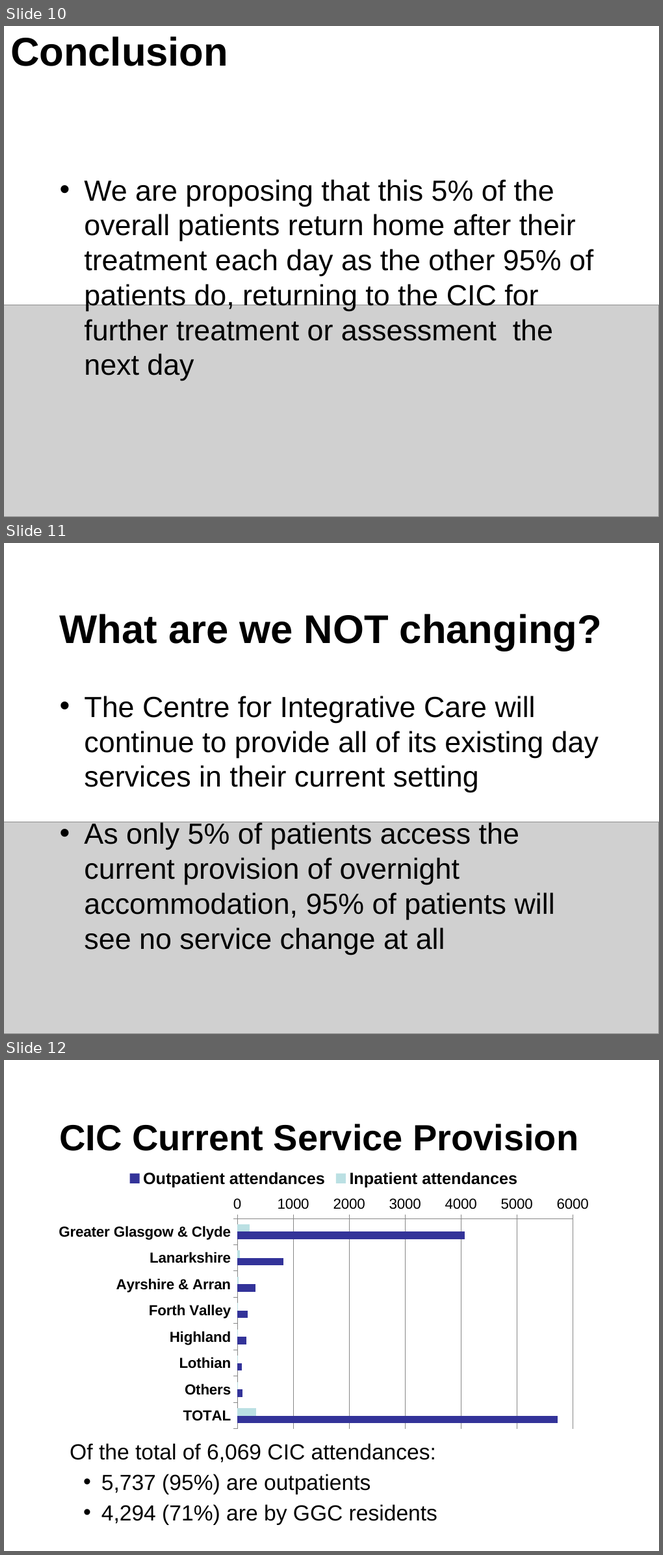
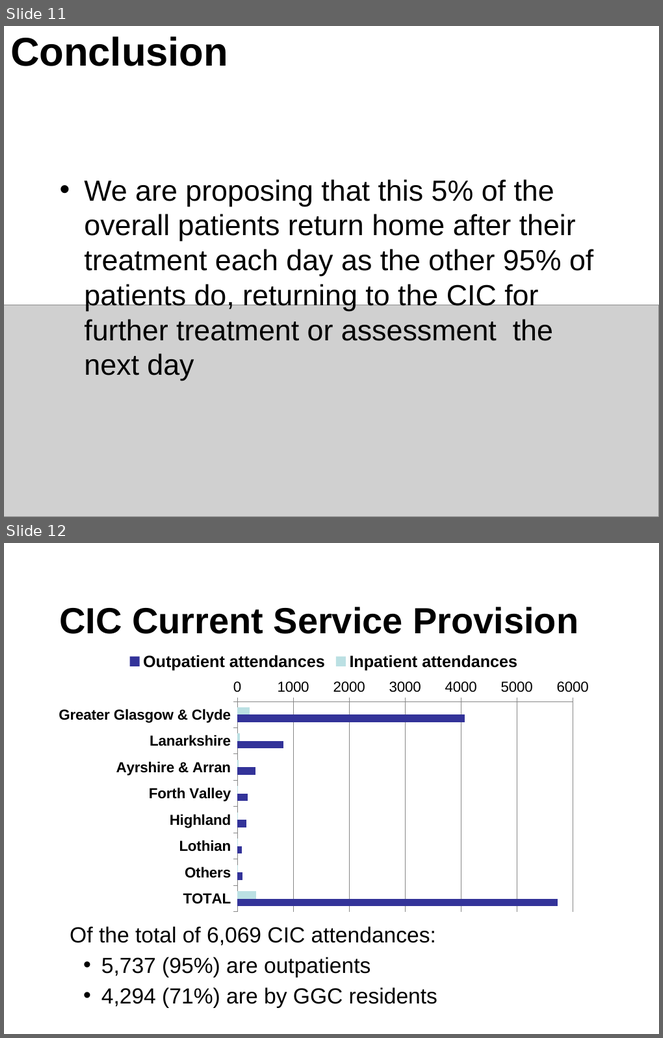
Before and after one commit to RMorton24/phs_group_project, a slide deck: Final Powerpoint presentation for 12.08.22.pptx. Shown one above the other, each under a label of ours: slides 10, 11 and 12 before the commit, slides 11 and 12 after it. The pictures are 663x1555 and 663x1038 pixels, drawn with LibreOffice and Linux fonts; fonts in the diff are those of the drawing; grey boxes stand for pictures. Boxes give left, top, right and bottom in pixels: in the first picture for what was removed or moved away, otherwise in the second. Text is boxed around its words. In the diff, an @@ line names an element or a change of style, - is before the commit and + after.

```diff
--- a/Final Powerpoint presentation for 12.08.22.pptx
+++ b/Final Powerpoint presentation for 12.08.22.pptx
@@ slide 11 removed at (x1=4, y1=543, x2=659, y2=1034), background #FFFFFF @@
@@ title removed at (x1=60, y1=614, x2=602, y2=651) @@
-What are we NOT changing?
@@ text removed at (x1=84, y1=696, x2=599, y2=954) @@
-• The Centre for Integrative Care will continue to provide all of its existing day services in their current setting
-• As only 5% of patients access the current provision of overnight accommodation, 95% of patients will see no service change at all
@@ picture removed at (x1=4, y1=822, x2=659, y2=1034) @@
@@ what was slide 10 is now slide 11 @@
```
Also in this commit, not shown: 2 slides changed, 1 slide added, 1 other file.
